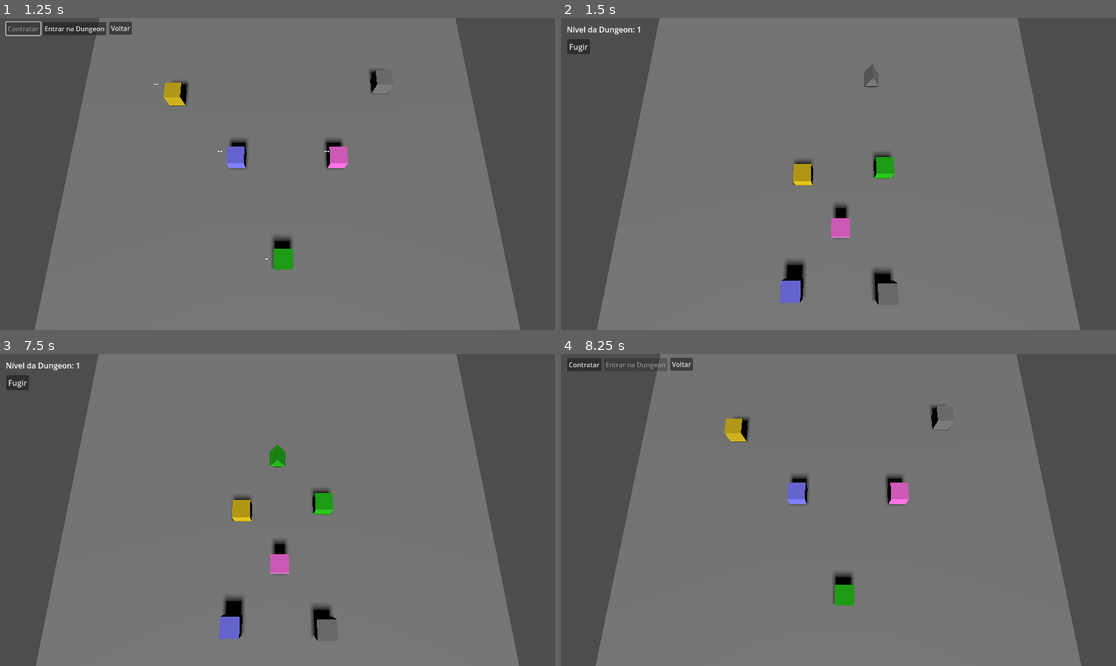
Above: before the commit, frames 1-4 (two rows, left to right).
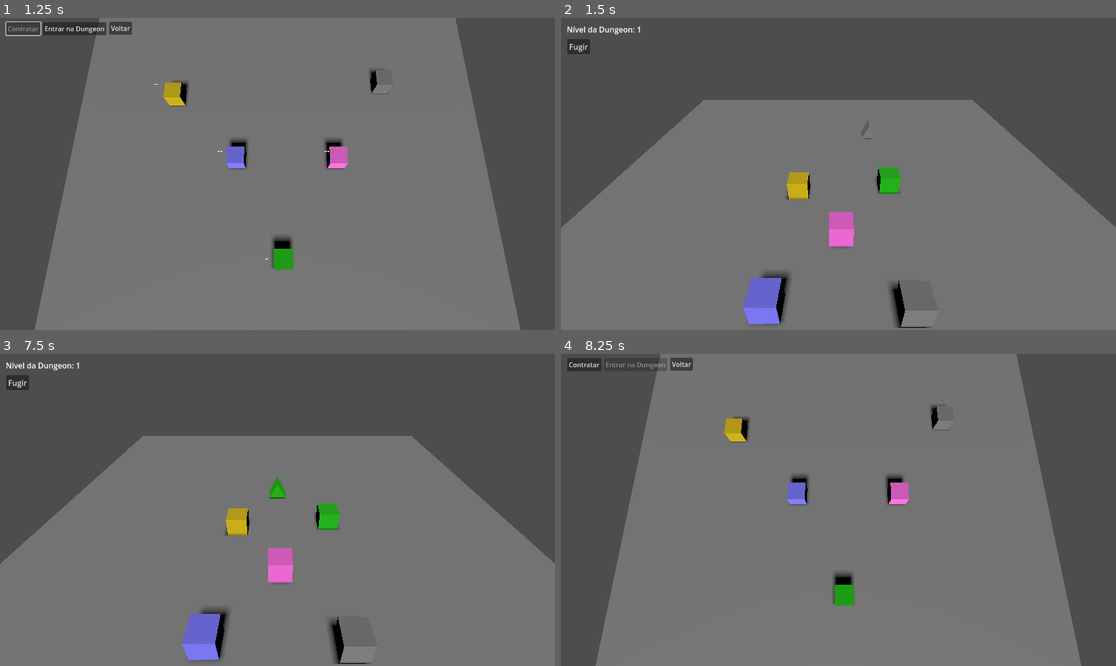
Above: after the commit, the same moments.

Repository: lazaromenezes/dungeon-explorer-godot
Game: Godot game, scene res://scenes/tavern/tavern.tscn
Same seed, same stepped clock (60 frames per second), same inputs: the game is played once before the commit and once after it.
Inputs:
- Up to frame 1 (1.25 s): click "Contratar" at 0.5 s
- Up to frame 2 (1.5 s): click "Entrar na Dungeon" at 1.25 s
- Up to frame 3 (7.5 s): click "Fugir" at 2 s; click "Voltar" at 2.75 s; click "Novo Jogo" at 3.5 s; click "Contratar" at 4.25 s; click "Voltar" at 5 s; click "Novo Jogo" at 5.75 s; click "Contratar" at 6.5 s; click "Entrar na Dungeon" at 7.25 s
- Up to frame 4 (8.25 s): click "Fugir" at 8 s

Frame 1 is identical in both runs. In frame 2, 31% of the frame differs, in the area x 0-100%, y 0-100%; in frame 3, 31%; in frame 4, nothing differs.

Commit message:
Adjust dungeon camera position

Diff:
--- a/scenes/dungeon/dungeon.tscn
+++ b/scenes/dungeon/dungeon.tscn
@@ -32,7 +32,7 @@
 mesh = SubResource("BoxMesh_4whfm")
 
 [node name="Camera3D" type="Camera3D" parent="Scenario"]
-transform = Transform3D(1, 0, 0, 0, 0.258819, 0.965925, 0, -0.965925, 0.258819, 0, 3, 1)
+transform = Transform3D(0.999998, 0.00102599, -0.00145726, 0, 0.817669, 0.575687, 0.00178221, -0.575686, 0.817668, -0.00428097, 1.69119, 2.40205)
 fov = 60.0
 near = 0.3
 far = 1000.0
